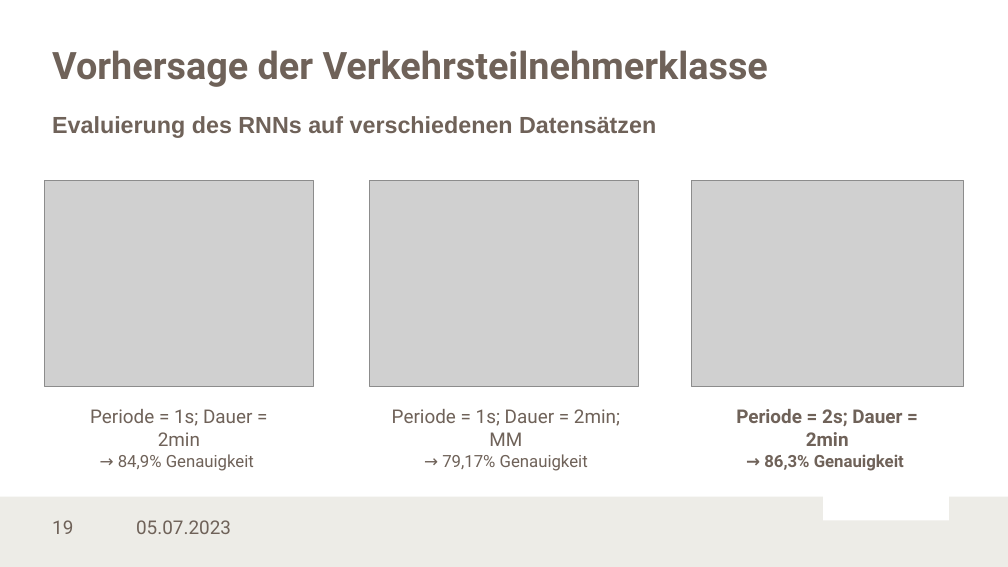
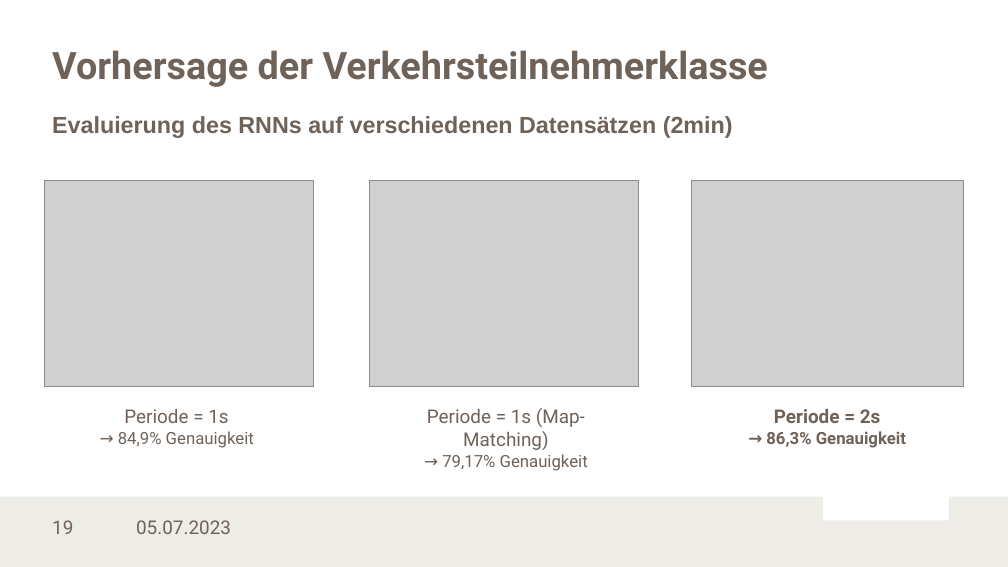
Before and after one commit to LennartKoepper/Bachelor-Thesis, a slide deck: slide 19 of Seminar/Bachelorseminar_02-07-2023.pptx. Drawn at 1008x567 pixels with LibreOffice and Linux fonts; fonts in the diff are those of the drawing; grey boxes stand for pictures; background and template pictures are left out. Boxes give left, top, right and bottom in pixels: in the first picture for what was removed or moved away, otherwise in the second. Text is boxed around its words. In the diff, an @@ line names an element or a change of style, - is before the commit and + after.

```diff
--- a/Seminar/Bachelorseminar_02-07-2023.pptx
+++ b/Seminar/Bachelorseminar_02-07-2023.pptx
@@ text at box(52, 116, 733, 138): text changed @@
-Evaluierung des RNNs auf verschiedenen Datensätzen
+Evaluierung des RNNs auf verschiedenen Datensätzen (2min)
@@ text "Periode = 1s": place and size @@
-text "Periode = 1s" at box(90, 409, 254, 471)
+text "Periode = 1s" at box(118, 409, 254, 448)
@@ text at box(124, 409, 228, 423): text changed @@
-Periode = 1s; Dauer = 2min
+Periode = 1s
@@ text "Periode = 1s (Map-Matching)": place and size @@
-text "Periode = 1s (Map-Matching)" at box(392, 409, 620, 471)
+text "Periode = 1s (Map-Matching)" at box(427, 408, 588, 471)
@@ text at box(427, 408, 585, 450): text changed @@
-Periode = 1s; Dauer = 2min; MM
+Periode = 1s (Map-Matching)
@@ text "Periode = 2s": place and size @@
-text "Periode = 2s" at box(736, 409, 904, 471)
+text "Periode = 2s" at box(766, 409, 906, 448)
@@ text at box(774, 409, 881, 423): text changed @@
-Periode = 2s; Dauer = 2min
+Periode = 2s
```
Also in this commit, not shown: 10 other slides changed.
